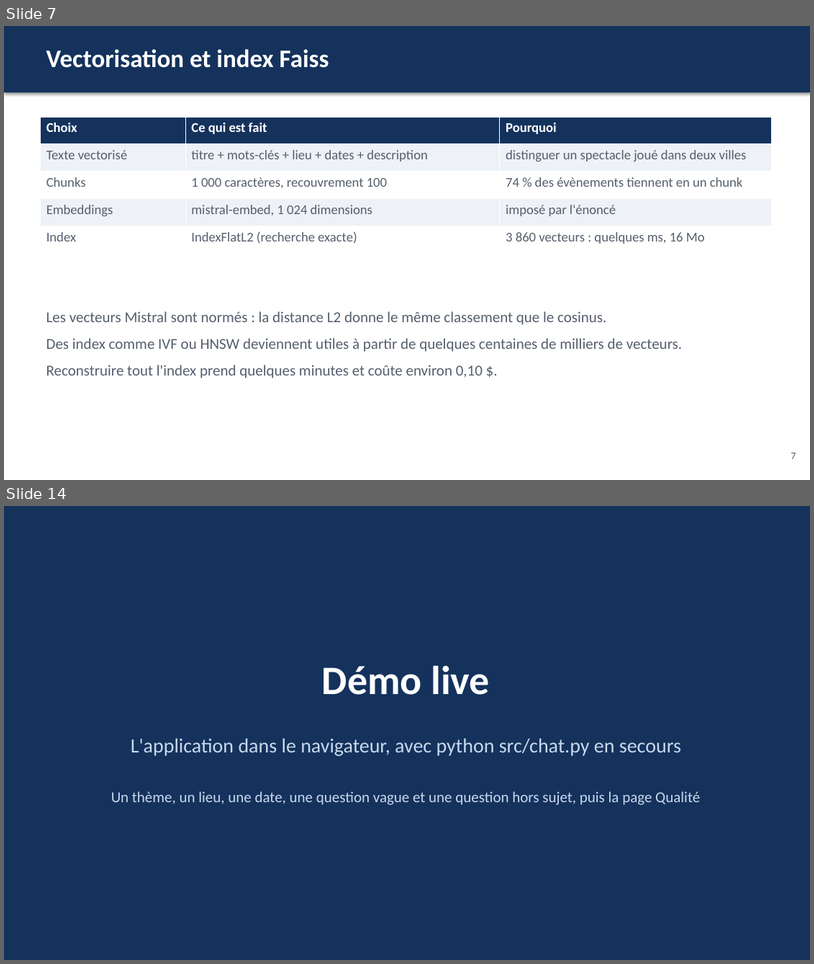
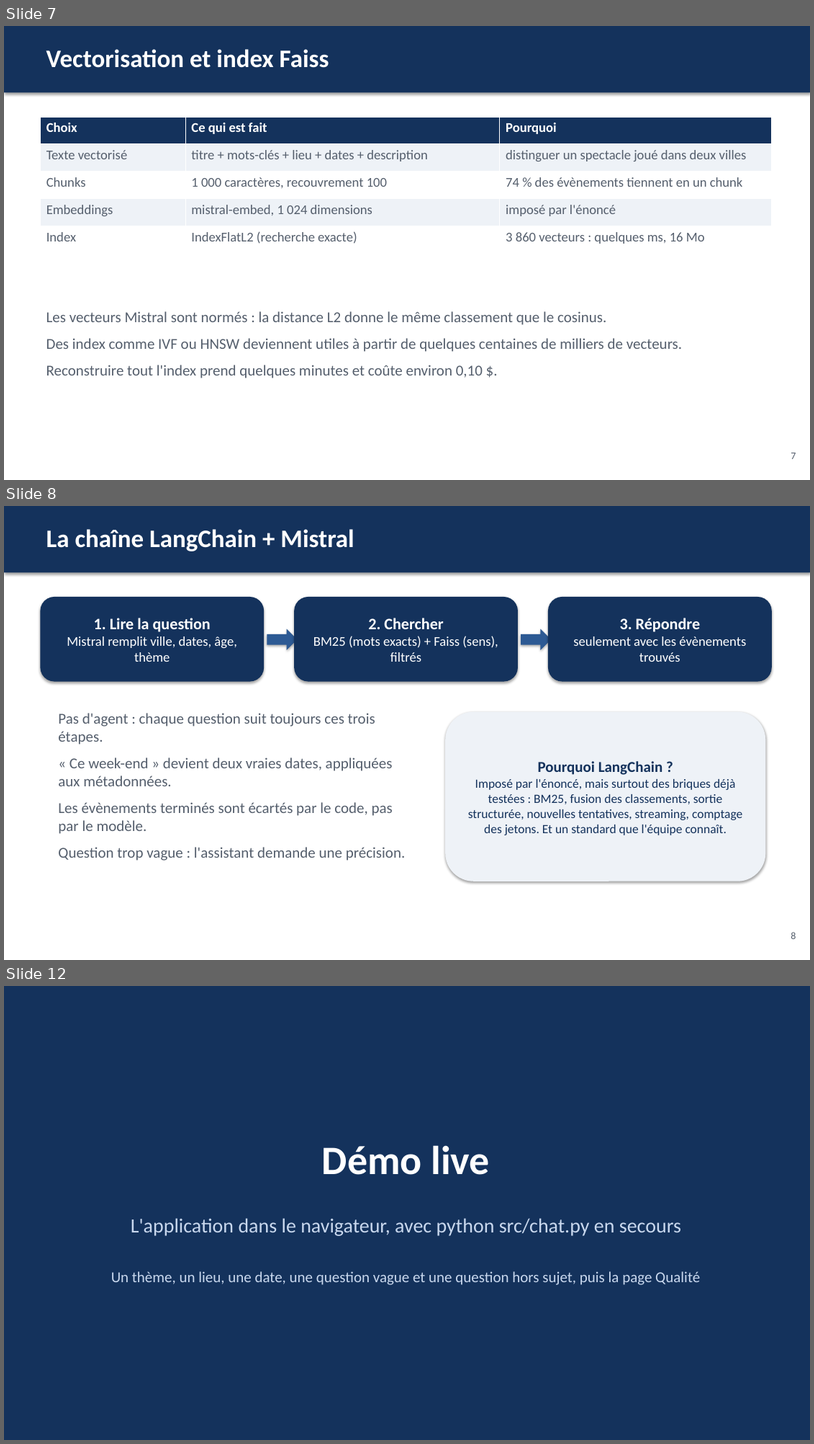
Before and after one commit to Matz-ai/concevoir-et-deployer-un-systeme-rag, a slide deck: livrables/presentation.pptx. Shown one above the other, each under a label of ours: slides 7 and 14 before the commit, slides 7, 8 and 12 after it; the slides between them are not shown. The pictures are 814x964 and 814x1444 pixels, drawn with LibreOffice and Linux fonts; fonts in the diff are those of the drawing. Boxes give left, top, right and bottom in pixels: in the first picture for what was removed or moved away, otherwise in the second. Text is boxed around its words. In the diff, an @@ line names an element or a change of style, - is before the commit and + after.

```diff
--- a/livrables/presentation.pptx
+++ b/livrables/presentation.pptx
@@ slide 8 added at (x1=4, y1=506, x2=810, y2=960), background #FFFFFF @@
@@ rectangle added at (x1=4, y1=506, x2=810, y2=572), fill #14325C @@
@@ text added at (x1=46, y1=529, x2=354, y2=551), 30 pt, text #FFFFFF, bold @@
+La chaîne LangChain + Mistral
@@ rounded rectangle added at (x1=40, y1=597, x2=264, y2=682), fill #14325C, 16 pt, text #FFFFFF @@
+1. Lire la question
+Mistral remplit ville, dates, âge, thème
@@ rounded rectangle added at (x1=294, y1=597, x2=518, y2=682), fill #14325C, 16 pt, text #FFFFFF @@
+2. Chercher
+BM25 (mots exacts) + Faiss (sens), filtrés
@@ rounded rectangle added at (x1=548, y1=597, x2=772, y2=682), fill #14325C, 16 pt, text #FFFFFF @@
+3. Répondre
+seulement avec les évènements trouvés
@@ right arrow added at (x1=267, y1=629, x2=298, y2=650), fill #2D5A94 @@
@@ right arrow added at (x1=521, y1=629, x2=551, y2=650), fill #2D5A94 @@
@@ text added at (x1=58, y1=713, x2=406, y2=860), 18 pt, text #555F6D @@
+Pas d'agent : chaque question suit toujours ces trois étapes.
+« Ce week-end » devient deux vraies dates, appliquées aux métadonnées.
+Les évènements terminés sont écartés par le code, pas par le modèle.
+Question trop vague : l'assistant demande une précision.
@@ rounded rectangle added at (x1=445, y1=712, x2=766, y2=881), fill #EEF2F7, 15 pt, text #14325C @@
+Pourquoi LangChain ?
+Imposé par l'énoncé, mais surtout des briques déjà testées : BM25, fusion des classements, sortie structurée, nouvelles tentatives, streaming, comptage des jetons. Et un standard que l'équipe connaît.
@@ text added at (x1=791, y1=932, x2=796, y2=939), 12 pt, text #555F6D @@
+8
@@ what was slide 14 is now slide 12 @@
```
Also in this commit, not shown: 6 slides changed, 3 slides removed, 4 other files.
